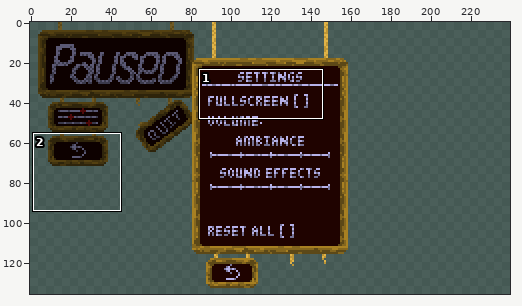
Pixel-art file, stored at Art Tests/Pause_Menu_Settings.aseprite. Above, an overview of the earlier version with the close-up marked.
Close-up. Before the edit:
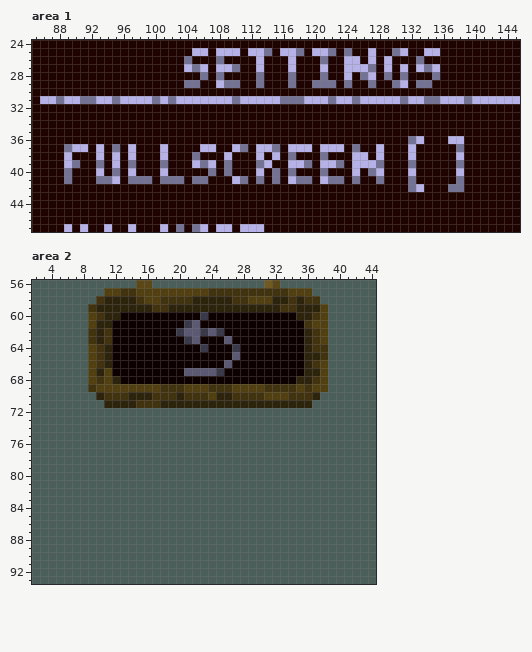
240x136 pixels, 1 frame. Colours within 5 levels of each other are drawn and written as one. Shown: area 1: x 85..145, y 24..47; area 2: x 2..44, y 56..93.
After:
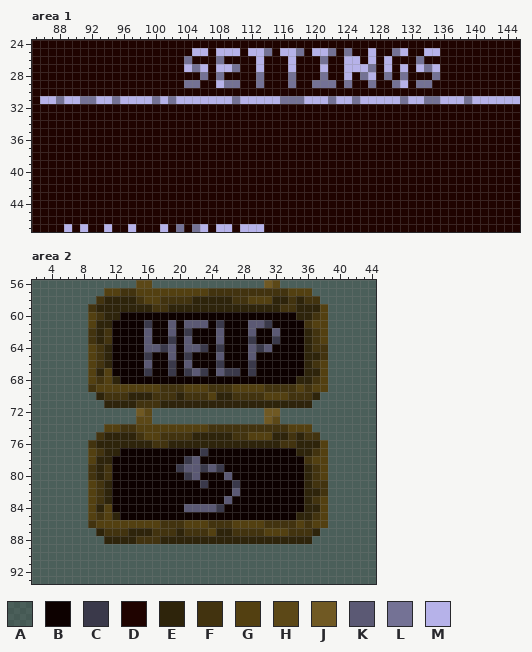
Palette (. is transparent): A #00000080  B #0d0100  C #3a394a  D #1f0300  E #2e240b  F #42330f  G #534011  H #5c4817  J #705923  K #5b5974  L #747295  M #b6b2e9
The edit:
Changed rows in their new state; - is an unchanged pixel.
Area 1, layer "Layer 2 Copy":
first column x 89:
36 -------------------------------------------DD---DD
37 DDD-D-D-D---D----DD--DD-DDD-DDD-DDD-D--D---D-----D
38 D---D-D-D---D---D---D---D-D-D---D---DD-D---D-----D
39 DD--D-D-D---D---DDD-D---DD--DDD-DDD-DDDD---D-----D
40 D---D-D-D---D-----D-D---D-D-D---D---D-DD---D-----D
41 D---DDD-DDD-DDD-DD---DD-D-D-DDD-DDD-D--D---D-----D
42 -------------------------------------------DD---DD
Area 2, layers "Group 1/Layer 2", "Group 1/Layer 1":
first column x 16:
60 -------B---------
61 C--K-K-K-C---KKC-
62 K--KBCBBBK---K--K
63 K--C-KB--KB--C--C
64 KKCK-KK--C-B-KCK-
65 C--K-C---K-B-K---
66 K--C-K---CB--C---
67 C--C-C-CBKCC-C---
first column x 9:
72 ------JH--------------JJ------
73 ------HH--------------JH------
74 --GGFFGGGGGGGGGFFFFFFFFFFGGG--
75 -FEEEEFGGFFFFEEEEEFFGGGEEFEFF-
76 FEEEEEEEFFEEEEEEEEEEEEEEFFEEEG
77 GFEEBBBBBBBBBBCBBBBBBBBBBBEEFG
78 GEEBBBBBBBBBCKBBBBBBBBBBBBBFGG
79 FEFBBBBBBBBCKKCKCBBBBBBBBBBEFG
80 FEFBBBBBBBBBCKBBBKBBBBBBBBBEFG
81 GFEBBBBBBBBBBBCBBBCBBBBBBBBEFF
82 GFEBBBBBBBBBBBBBBBKBBBBBBBBEEF
83 GFEBBBBBBBBBBBBBBKBBBBBBBBBEFG
84 GEGBBBBBBBBBKKKKCBBBBBBBBBBEEG
85 GFGEBBBBBBBBBBBBBBBBBBBBBBEEFG
86 FGGGGGGGGFFFGGGFFFGGGGFFFFGFGG
87 -EFFFEEEFFFEFFFGEEFFFFGGGFFFE-
88 --EEEEFFFEEEEEEEEEEEEEEEEEEE--
